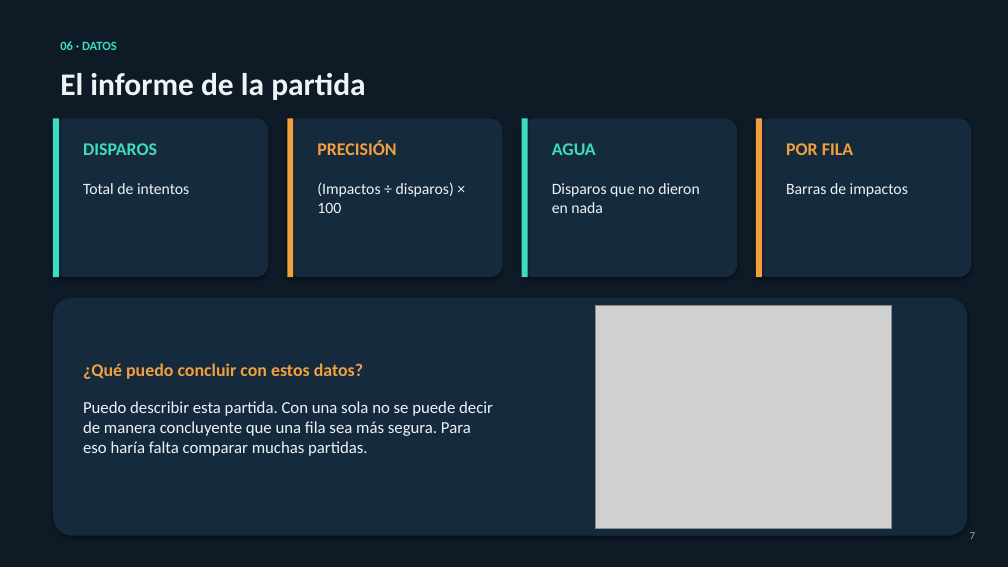
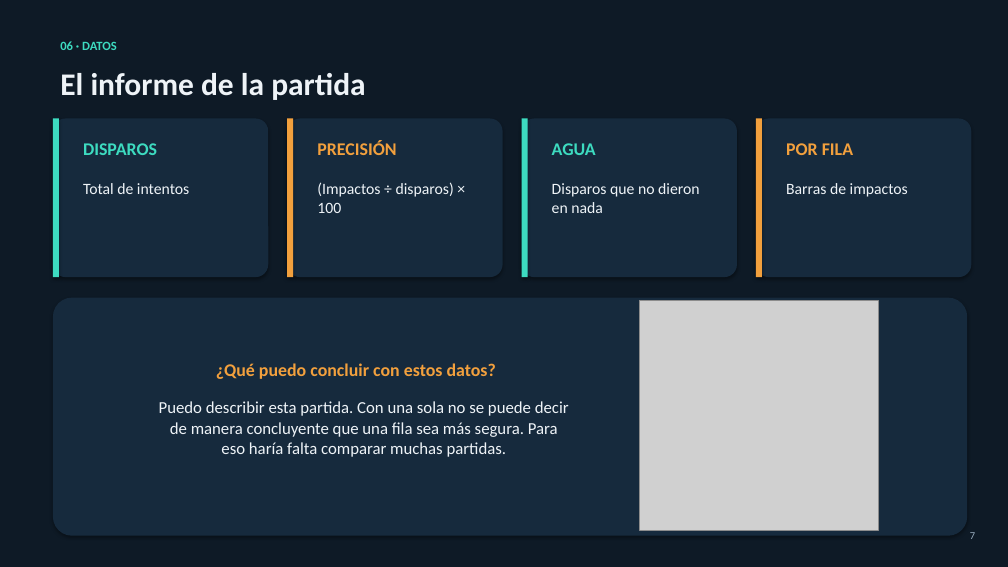
Before and after one commit to GeraFabiKu/Desafio-Hundir-La-Flota, a slide deck: slide 7 of PRESENTACION.pptx. Drawn at 1008x567 pixels with LibreOffice and Linux fonts; fonts in the diff are those of the drawing; grey boxes stand for pictures. Boxes give left, top, right and bottom in pixels: in the first picture for what was removed or moved away, otherwise in the second. Text is boxed around its words. In the diff, an @@ line names an element or a change of style, - is before the commit and + after.

```diff
--- a/PRESENTACION.pptx
+++ b/PRESENTACION.pptx
@@ picture: place and size @@
-picture at (595,306,891,529)
+picture at (640,301,878,531)
@@ text "¿Qué puedo concluir con estos ...": place and size @@
-text "¿Qué puedo concluir con estos ..." at (83,363,363,379)
+text "¿Qué puedo concluir con estos ..." at (216,363,496,379)
@@ text "Puedo describir esta partida. Con ...": place and size @@
-text "Puedo describir esta partida. Con ..." at (83,401,493,456)
+text "Puedo describir esta partida. Con ..." at (159,401,569,457)
@@ text "Puedo describir esta partida. Con ..." at (159,401,569,457): alignment left to centre @@
```
Also in this commit, not shown: 5 other slides changed, 11 other files.
